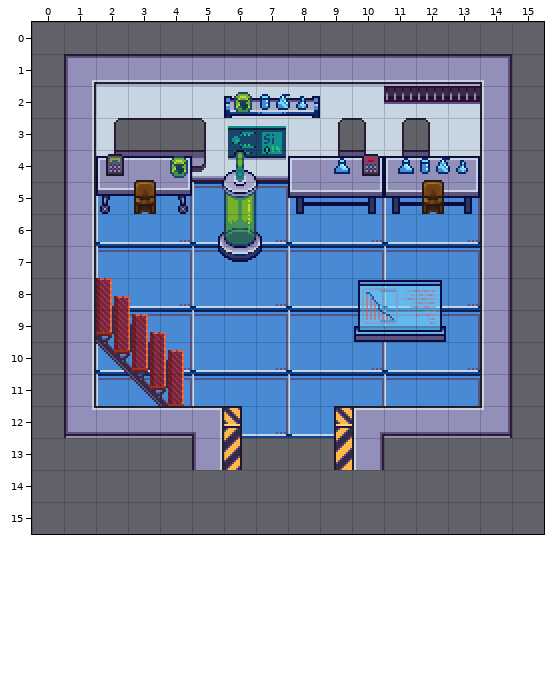
A Tiled map gets an edit: experimental_gfx/lab.tmx. Above, as it was before the edit.
Cells are 16x16 px. Shown: x 0..15, y 0..15.
The result:
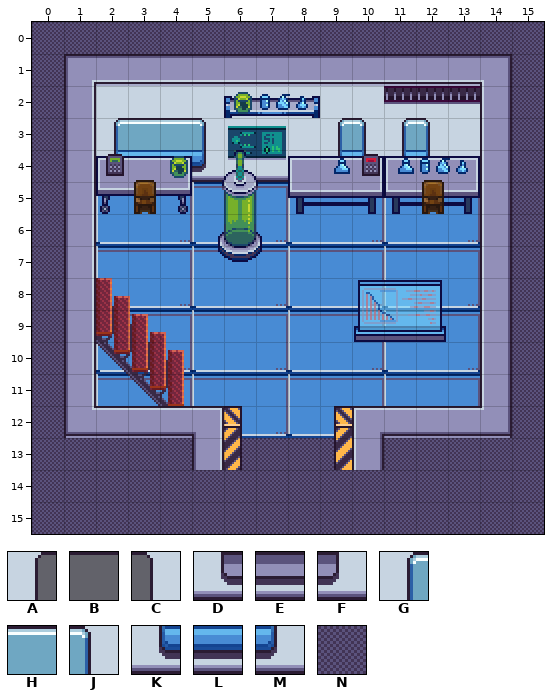
Key: from "lab1": A 5, B 6, C 7, D 17, E 18, F 19, G 29, H 30, J 31, K 41, L 42, M 43, N 145.
_ is an empty cell.
Tiles of an added or newly shown layer are drawn over the layers below it.
See-through tiles are keyed as they look on the map.
Diff:
Layer "Tile Layer 6" (added):
y 13: x 6..9 ____ -> NNNN
Layer "Tile Layer 1":
y 3: x 2..5 ABBC -> GHHJ; x 9..12 ACAC -> GJGJ
y 4: x 2..5 DEEF -> KLLM; x 9..12 DFDF -> KMKM
Layer "Tile Layer 2":
y 0: x 0..15 ________________ -> NNNNNNNNNNNNNNNN
y 1..12: x 0 _ -> N; x 15 _ -> N
y 13: x 0..4 _____ -> NNNNN; x 11..15 _____ -> NNNNN
y 14..15: x 0..15 ________________ -> NNNNNNNNNNNNNNNN
Pixel boxes of the changes (left, top, right, bottom) in both pictures:
changed: (32, 22, 544, 534)
